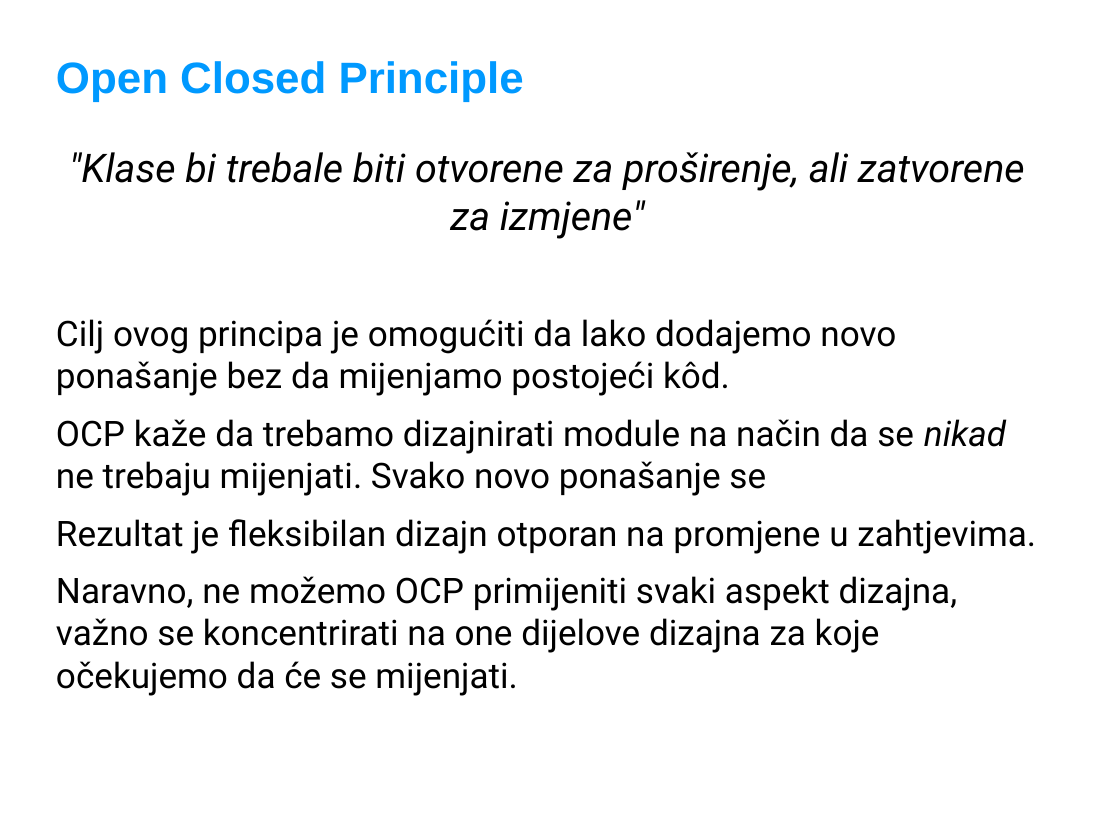
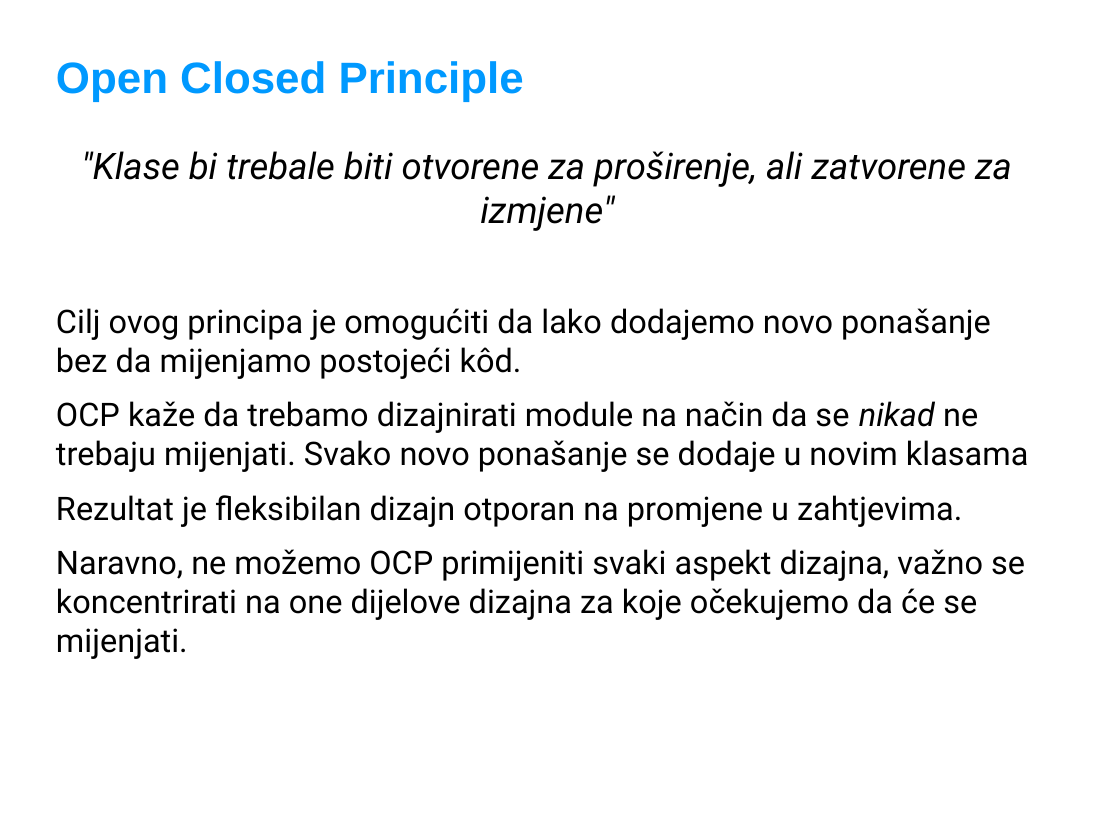
Before and after one commit to adriatichr/php-academy, a slide deck: slide 5 of predavanja/95 SOLID principi.odp. Drawn at 1120x840 pixels with LibreOffice and Linux fonts; fonts in the diff are those of the drawing; background and template pictures are left out. Boxes give left, top, right and bottom in pixels: in the first picture for what was removed or moved away, otherwise in the second. Text is boxed around its words. In the diff, an @@ line names an element or a change of style, - is before the commit and + after.

Commit message:
sitni fix u prezentaciji

```diff
--- a/predavanja/95 SOLID principi.odp
+++ b/predavanja/95 SOLID principi.odp
@@ text at bbox=[56, 151, 1025, 659]: size 36 to 33.3 pt in ""Klase bi trebale biti otvorene za proširenje, ..."; size 32 to 29.6 pt in "Cilj ovog principa je omogućiti da lako ...", "Rezultat je fleksibilan dizajn otporan na promjene ...", "Naravno, ne možemo OCP primijeniti svaki aspekt ..." @@
@@ text at bbox=[56, 401, 1029, 472]: text changed; size 32 to 29.6 pt @@
-OCP kaže da trebamo dizajnirati module na način da se nikad ne trebaju mijenjati. Svako novo ponašanje se
+OCP kaže da trebamo dizajnirati module na način da se nikad ne trebaju mijenjati. Svako novo ponašanje se dodaje u novim klasama
```
